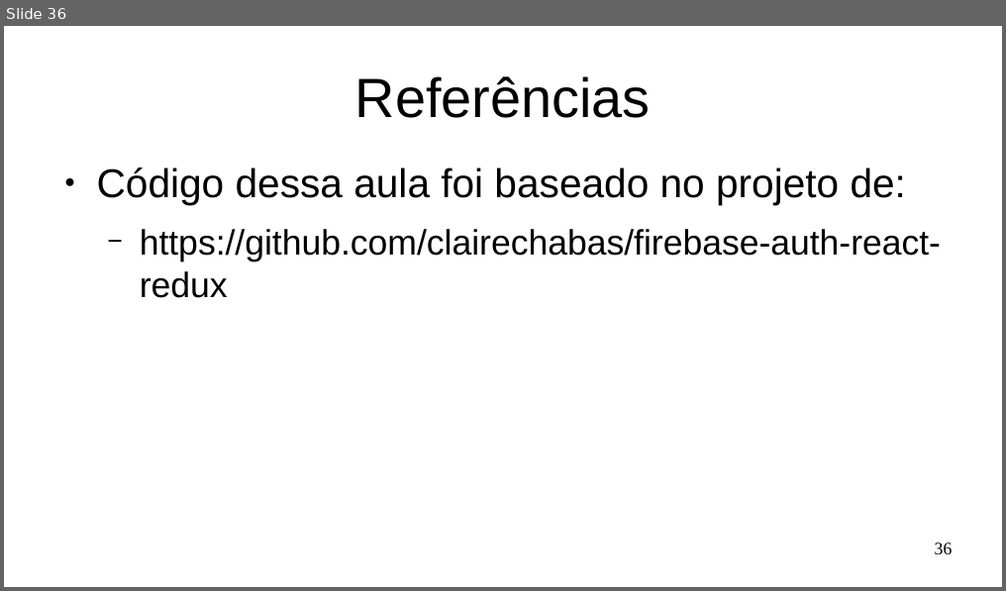
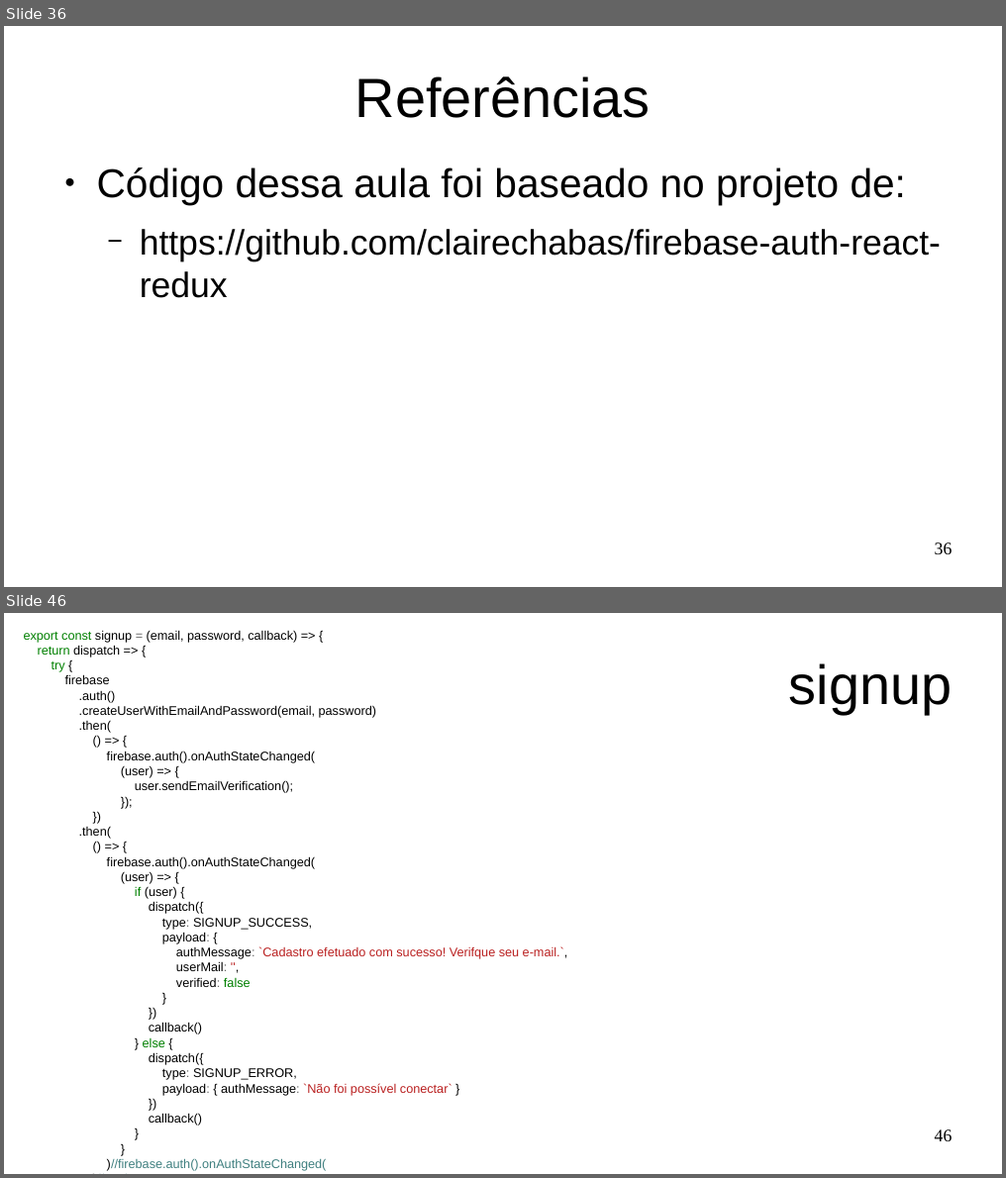
Before and after one commit to Marques-Dev/WEB_2020-1, a slide deck: SLIDES/aula09-redux-firebase-auth.odp. Shown one above the other, each under a label of ours: slide 36 before the commit, slides 36 and 46 after it; the slides between them are not shown. The pictures are 1006x591 and 1006x1178 pixels, drawn with LibreOffice and Linux fonts; fonts in the diff are those of the drawing. Boxes give left, top, right and bottom in pixels: in the first picture for what was removed or moved away, otherwise in the second. Text is boxed around its words. In the diff, an @@ line names an element or a change of style, - is before the commit and + after.

```diff
--- a/SLIDES/aula09-redux-firebase-auth.odp
+++ b/SLIDES/aula09-redux-firebase-auth.odp
@@ slide 46 added at bbox=[4, 613, 1002, 1174], background #FFFFFF @@
@@ text added at bbox=[24, 630, 568, 1171], 10 pt, text #000000 @@
+export const signup = (email, password, callback) => {
+return dispatch => {
+try {
+firebase
+.auth()
+.createUserWithEmailAndPassword(email, password)
+.then(
+() => {
+firebase.auth().onAuthStateChanged(
+(user) => {
+user.sendEmailVerification();
+});
+})
+.then(
+() => {
+firebase.auth().onAuthStateChanged(
+(user) => {
+if (user) {
+dispatch({
+type: SIGNUP_SUCCESS,
+payload: {
+authMessage: `Cadastro efetuado com sucesso! Verifque seu e-mail.`,
+userMail: '',
+verified: false
+}
+})
+callback()
+} else {
+dispatch({
+type: SIGNUP_ERROR,
+payload: { authMessage: `Não foi possível conectar` }
+})
+callback()
+}
+}
+)//firebase.auth().onAuthStateChanged(
+}//se deu certo
+)
@@ title added at bbox=[95, 630, 132, 643], 44 pt, text #000000 @@
+signup
@@ page number added at bbox=[935, 1130, 952, 1142], 14 pt, text #000000 @@
+46
```
Also in this commit, not shown: 13 other slides added, 1 other file.
